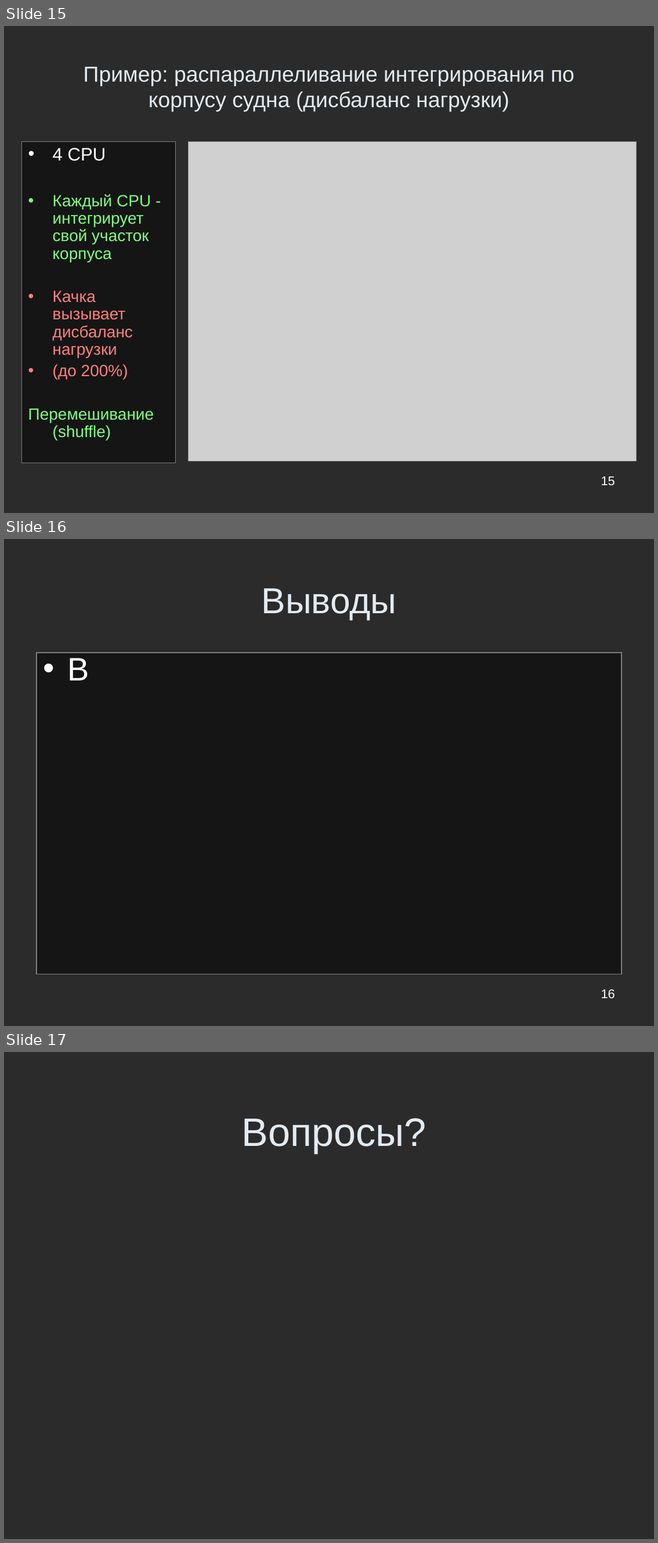
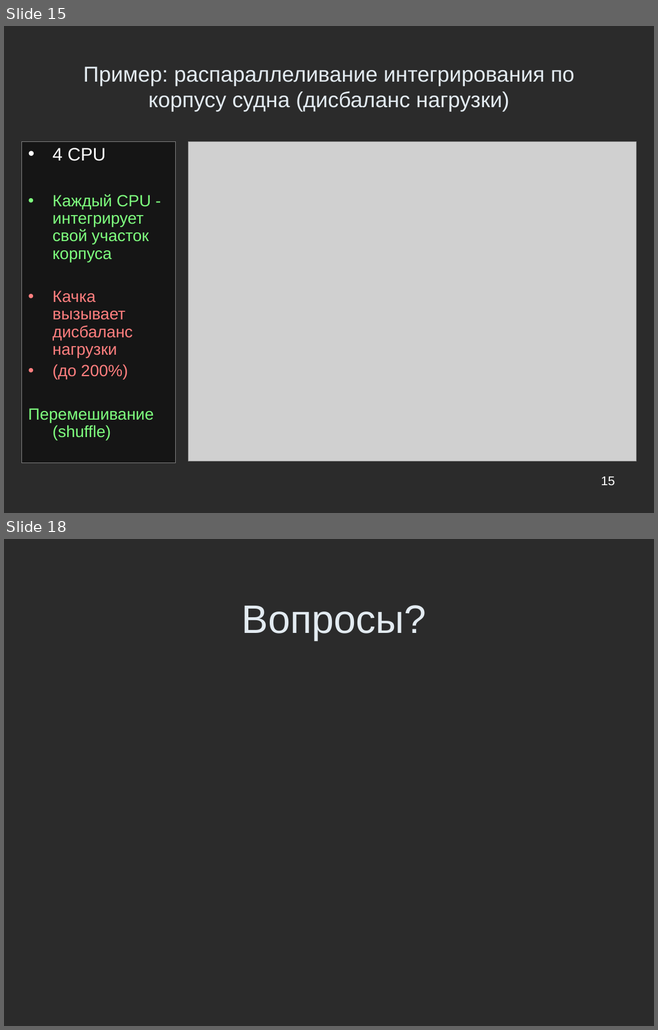
Before and after one commit to Jacobi20/nano-vis, a slide deck: ship_sim/docs/conf_hpc2010/hpc2010_navy_2.ppt. Shown one above the other, each under a label of ours: slides 15, 16 and 17 before the commit, slides 15 and 18 after it; the slides between them are not shown. The pictures are 658x1543 and 658x1030 pixels, drawn with LibreOffice and Linux fonts; fonts in the diff are those of the drawing; grey boxes stand for pictures; background and template pictures are left out; a plain dark background stands for a picture behind light text. Boxes give left, top, right and bottom in pixels: in the first picture for what was removed or moved away, otherwise in the second. Text is boxed around its words. In the diff, an @@ line names an element or a change of style, - is before the commit and + after.

```diff
--- a/ship_sim/docs/conf_hpc2010/hpc2010_navy_2.ppt
+++ b/ship_sim/docs/conf_hpc2010/hpc2010_navy_2.ppt
@@ slide 16 removed at (x1=4, y1=539, x2=654, y2=1026), background picture (left out) @@
@@ title removed at (x1=262, y1=588, x2=397, y2=620) @@
-Выводы
@@ text removed at (x1=36, y1=653, x2=621, y2=974) @@
-• В
@@ page number removed at (x1=601, y1=990, x2=615, y2=998) @@
-16
@@ what was slide 17 is now slide 18 @@
```
Also in this commit, not shown: 3 slides changed, 2 slides added.
